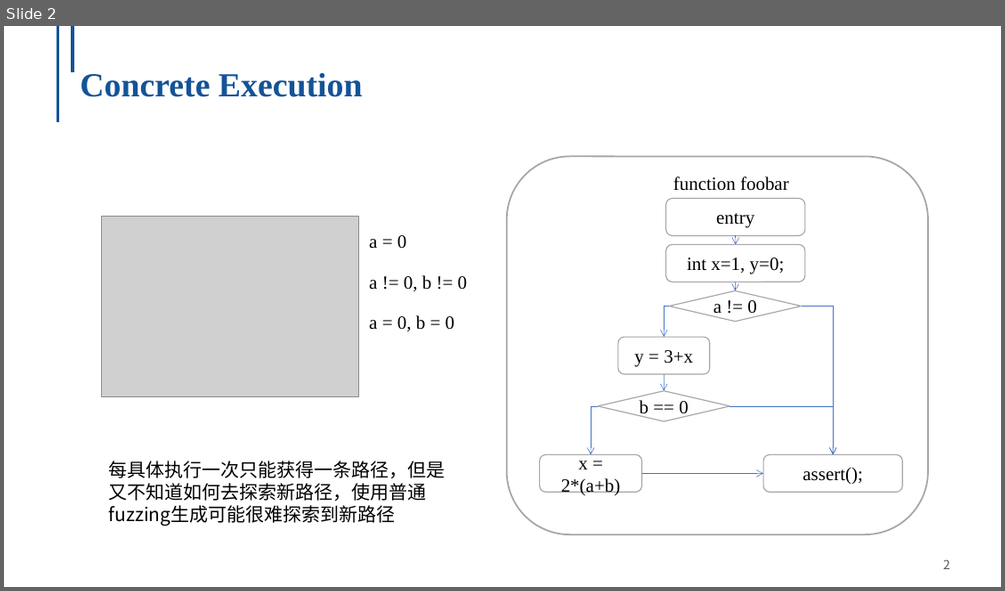
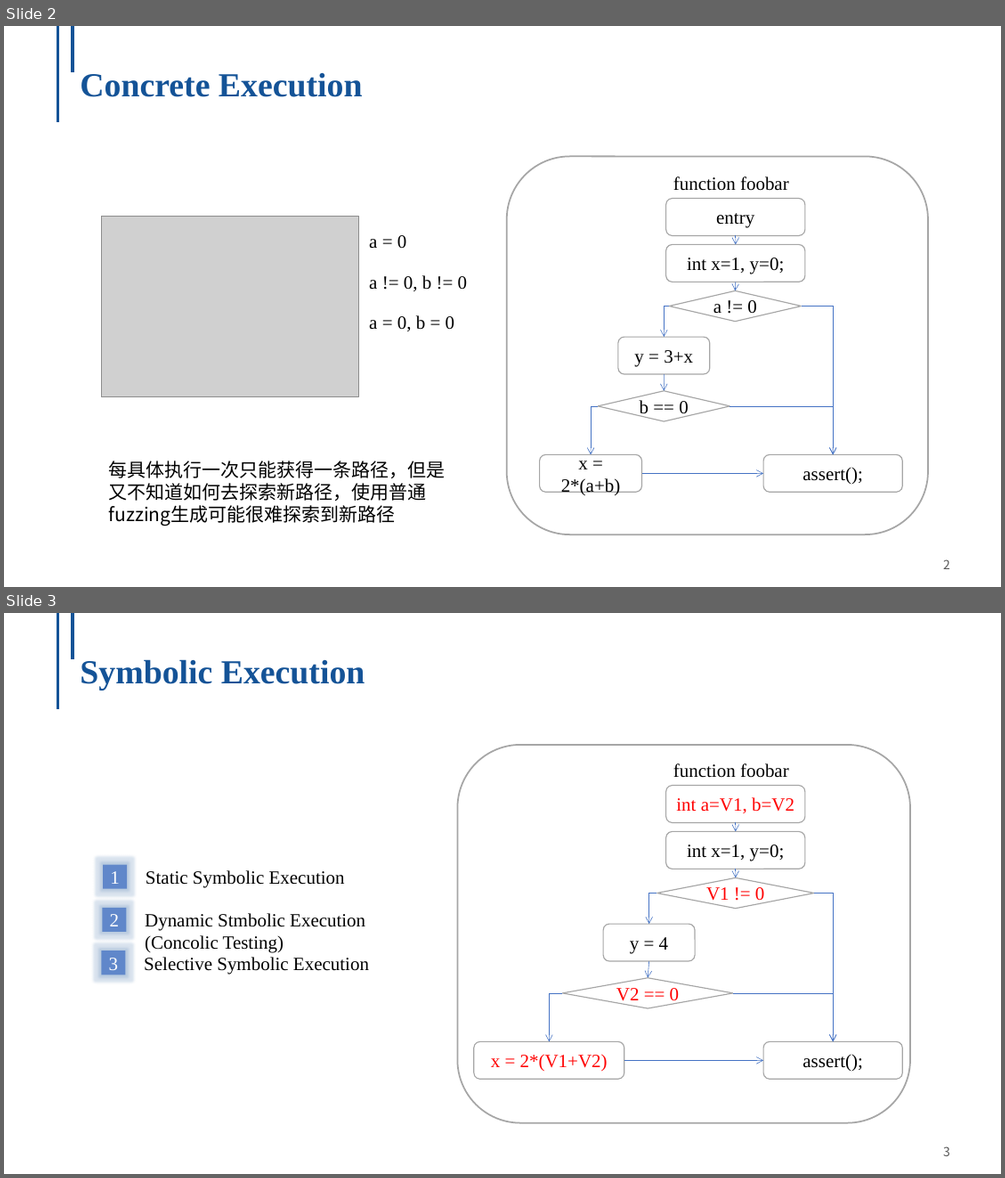
Before and after one commit to NingmoRain/NingmoRain.github.io, a slide deck: files/Survey__Symbolic_Execution.pptx. Shown one above the other, each under a label of ours: slide 2 before the commit, slides 2 and 3 after it. The pictures are 1005x591 and 1005x1178 pixels, drawn with LibreOffice and Linux fonts; fonts in the diff are those of the drawing; grey boxes stand for pictures; background and template pictures are left out. Boxes give left, top, right and bottom in pixels: in the first picture for what was removed or moved away, otherwise in the second. Text is boxed around its words. In the diff, an @@ line names an element or a change of style, - is before the commit and + after.

```diff
--- a/files/Survey__Symbolic_Execution.pptx
+++ b/files/Survey__Symbolic_Execution.pptx
@@ slide 3 added at <box>4,613,1001,1174</box>, background #FFFFFF; not listed: 3 template elements that a slide beside it also shows @@
@@ title added at <box>80,659,365,690</box>, 32.4 pt, text #145397, bold @@
+Symbolic Execution
@@ rounded rectangle added at <box>457,745,909,1123</box>, outline #A6A6A6 1.5 pt @@
@@ text added at <box>673,763,789,778</box>, 18 pt, text #000000 @@
+function foobar
@@ rounded rectangle added at <box>666,785,805,822</box>, outline #A6A6A6 1 pt, 18 pt, text #FF0000 @@
+int a=V1, b=V2
@@ arrow added from (736, 822) to (736, 831), #4472C4 0.5 pt @@
@@ rounded rectangle added at <box>666,831,805,868</box>, outline #A6A6A6 1 pt, 18 pt, text #000000 @@
+int x=1, y=0;
@@ rectangle added at <box>103,864,127,888</box>, fill #4472C4 at 76% opacity, 18 pt, text #FFFFFF @@
+1
@@ text added at <box>146,870,345,888</box>, 18 pt, text #000000 @@
+Static Symbolic Execution
@@ diamond added at <box>657,877,814,908</box>, outline #A6A6A6 1 pt, 18 pt, text #FF0000 @@
+V1 != 0
@@ arrow added from (736, 868) to (736, 877), #4472C4 0.5 pt @@
@@ elbow arrow added from (657, 892) to (649, 925), #4472C4 0.5 pt @@
@@ elbow arrow added from (814, 892) to (833, 1041), #4472C4 0.5 pt @@
@@ rectangle added at <box>102,908,126,932</box>, fill #4472C4 at 76% opacity, 18 pt, text #FFFFFF @@
+2
@@ text added at <box>145,913,365,953</box>, 18 pt, text #000000 @@
+Dynamic Stmbolic Execution
+(Concolic Testing)
@@ rounded rectangle added at <box>603,925,695,962</box>, outline #A6A6A6 1 pt, 18 pt, text #000000 @@
+y = 4
@@ rectangle added at <box>101,950,125,974</box>, fill #4472C4 at 76% opacity, 18 pt, text #FFFFFF @@
+3
@@ text added at <box>144,957,369,973</box>, 18 pt, text #000000 @@
+Selective Symbolic Execution
@@ diamond added at <box>563,978,733,1008</box>, outline #A6A6A6 1 pt, 18 pt, text #FF0000 @@
+V2 == 0
@@ arrow added from (649, 962) to (647, 978), #4472C4 0.5 pt @@
@@ elbow arrow added from (563, 993) to (550, 1041), #4472C4 0.5 pt @@
@@ elbow arrow added from (733, 993) to (833, 1041), #4472C4 0.5 pt @@
@@ rounded rectangle added at <box>474,1041,624,1078</box>, outline #A6A6A6 1 pt, 18 pt, text #FF0000 @@
+x = 2*(V1+V2)
@@ arrow added from (624, 1060) to (764, 1060), #4472C4 0.5 pt @@
@@ rounded rectangle added at <box>764,1041,903,1078</box>, outline #A6A6A6 1 pt, 18 pt, text #000000 @@
+assert();
```
Also in this commit, not shown: 10 slides changed, 3 other slides added, 1 slide removed, 7 other files.
